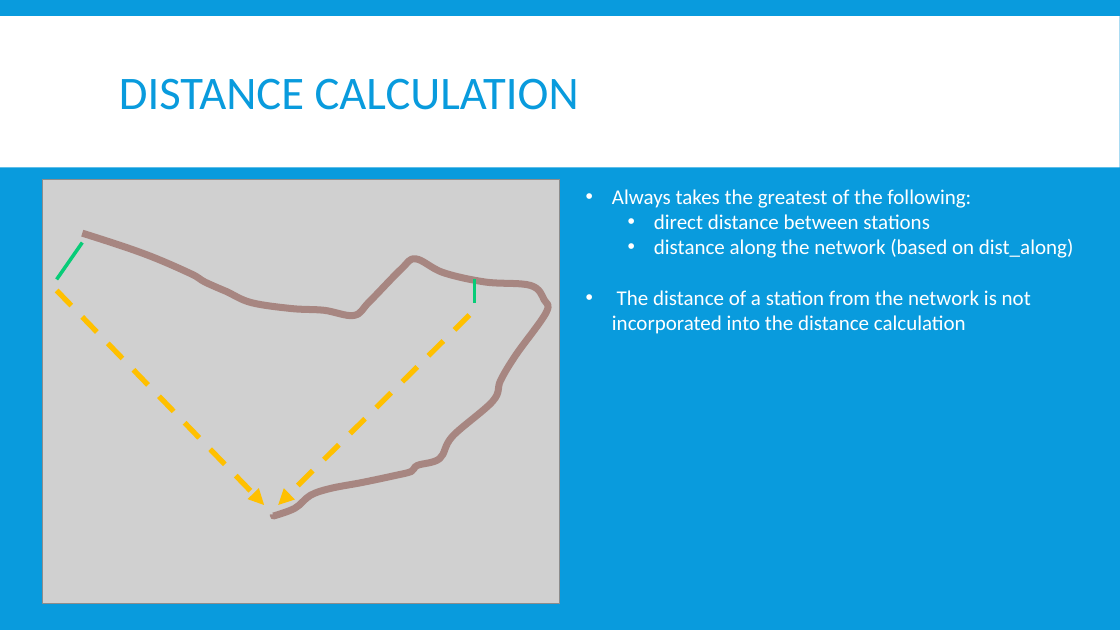
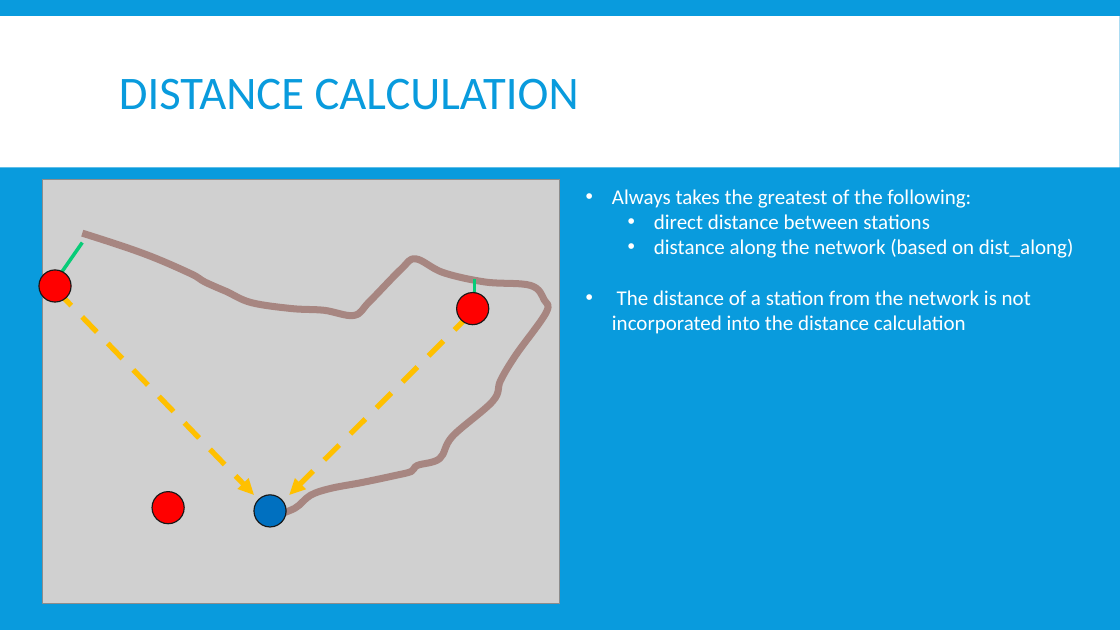
Before and after one commit to twilight-goose/Mapping-Stations, a slide deck: slide 7 of mapping-stations.pptx (slide 6 before the commit). Drawn at 1120x630 pixels with LibreOffice and Linux fonts; fonts in the diff are those of the drawing; grey boxes stand for pictures. Boxes give left, top, right and bottom in pixels: in the first picture for what was removed or moved away, otherwise in the second. Text is boxed around its words. In the diff, an @@ line names an element or a change of style, - is before the commit and + after.

```diff
--- a/mapping-stations.pptx
+++ b/mapping-stations.pptx
@@ ellipse added at [39, 270, 71, 302], fill #FF0000, outline #181818 1 pt @@
@@ arrow moved from (56, 291) - (264, 505) to (56, 291) - (254, 495) @@
@@ ellipse added at [457, 292, 489, 324], fill #FF0000, outline #181818 1 pt @@
@@ arrow moved from (470, 315) - (278, 505) to (470, 315) - (289, 495) @@
@@ ellipse added at [152, 492, 184, 523], fill #FF0000, outline #181818 1 pt @@
@@ ellipse added at [254, 495, 286, 527], fill #0070C0, outline #181818 1 pt @@
```
Also in this commit, not shown: 6 other slides changed, 2 slides added.
